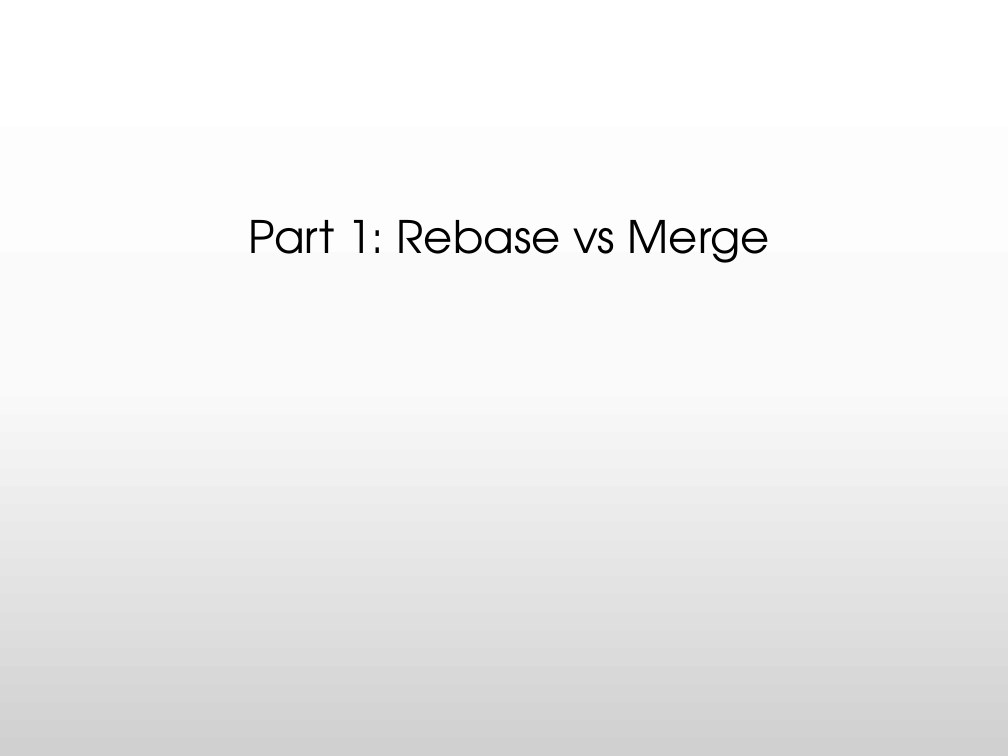
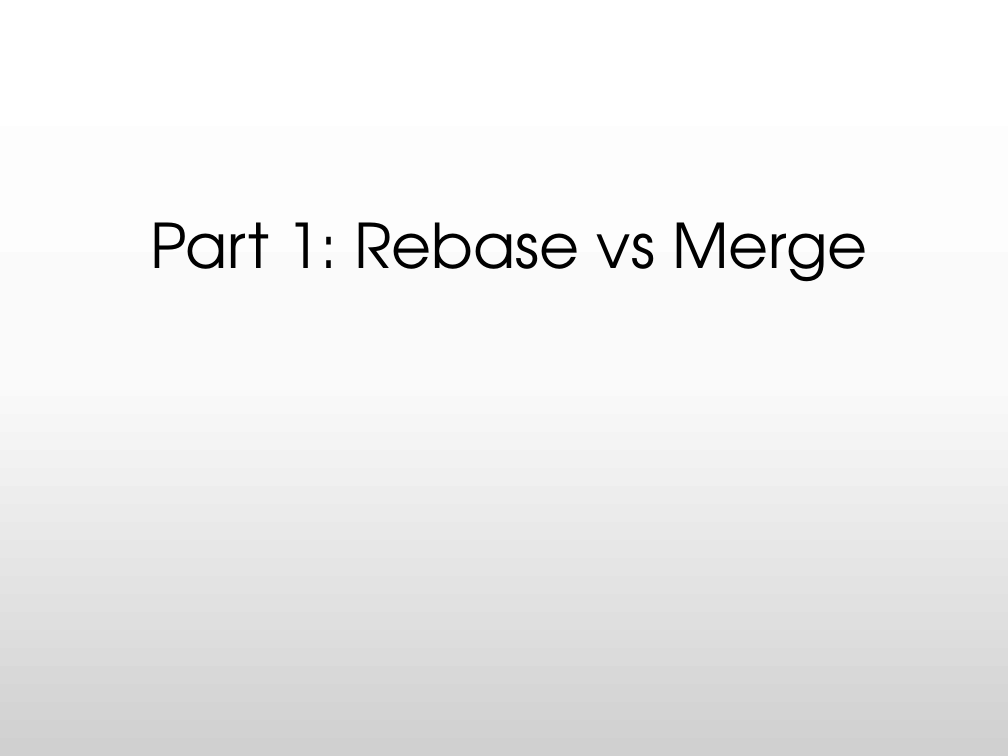
Before and after one commit to BLaurenB/rebase-merge-fetch-pull, a slide deck: slide 2 of Git--5minForRailsConf.pptx. Drawn at 1008x756 pixels with LibreOffice and Linux fonts; fonts in the diff are those of the drawing. Boxes give left, top, right and bottom in pixels: in the first picture for what was removed or moved away, otherwise in the second. Text is boxed around its words. In the diff, an @@ line names an element or a change of style, - is before the commit and + after.

```diff
--- a/Git--5minForRailsConf.pptx
+++ b/Git--5minForRailsConf.pptx
@@ subtitle "Part 1: Rebase vs Merge" at [150,222,867,282]: size 32 to 44 pt @@
```
Also in this commit, not shown: 2 other slides changed, 16 slides added, 5 slides removed, 1 other file.
